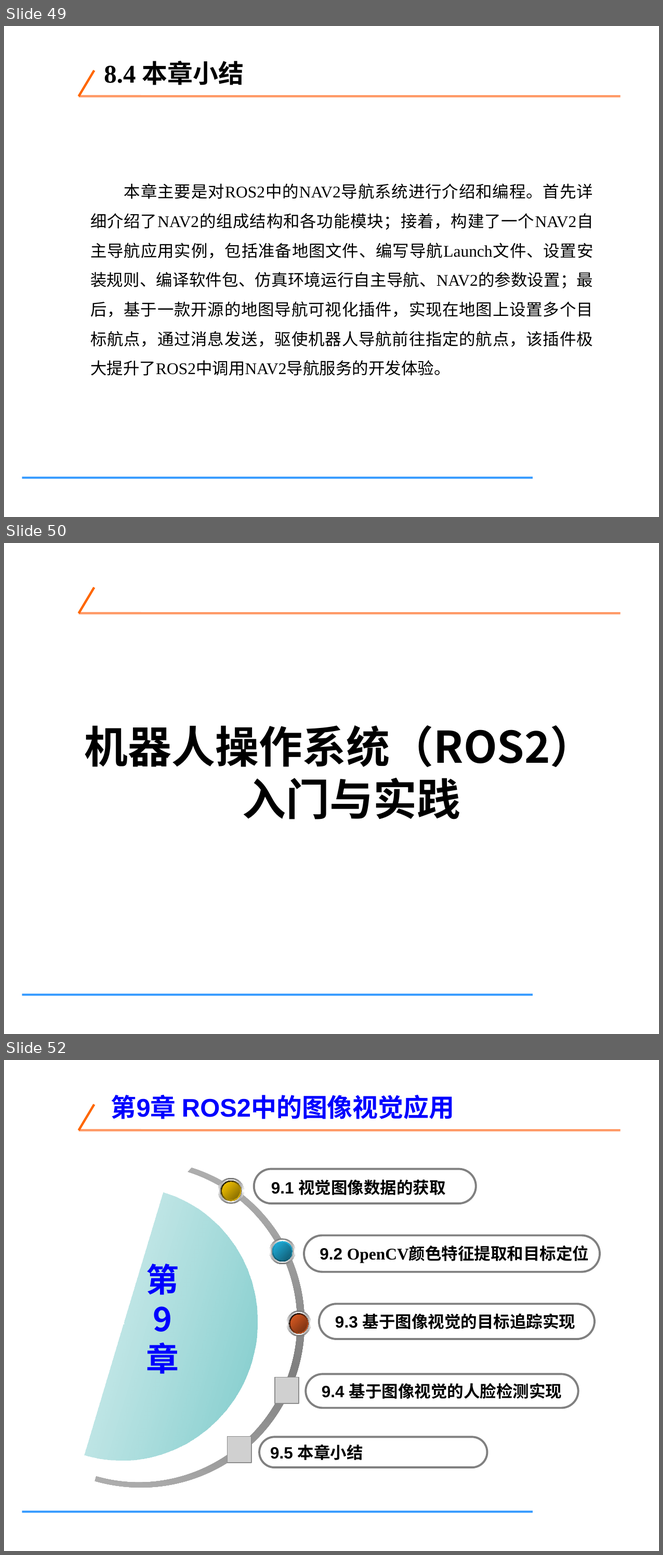
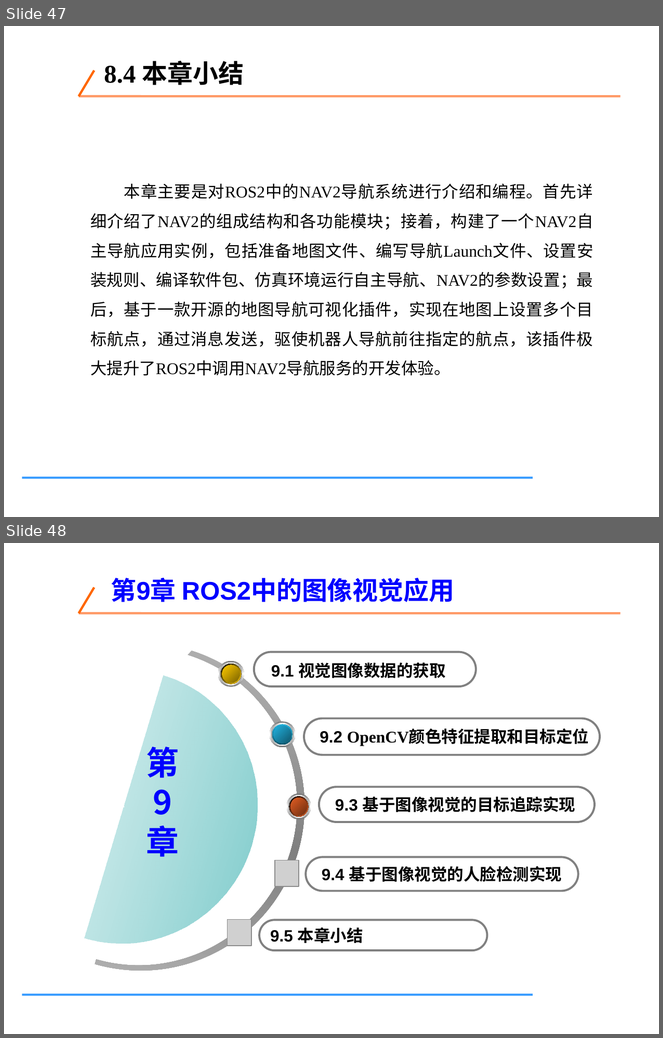
Before and after one commit to tcy1998/robotics-engineering-practice, a slide deck: downloads/week03-ros2-navigation-vision.pptx. Shown one above the other, each under a label of ours: slides 49, 50 and 52 before the commit, slides 47 and 48 after it; the slides between them are not shown. The pictures are 663x1555 and 663x1038 pixels, drawn with LibreOffice and Linux fonts; fonts in the diff are those of the drawing; grey boxes stand for pictures. Boxes give left, top, right and bottom in pixels: in the first picture for what was removed or moved away, otherwise in the second. Text is boxed around its words. In the diff, an @@ line names an element or a change of style, - is before the commit and + after.

```diff
--- a/downloads/week03-ros2-navigation-vision.pptx
+++ b/downloads/week03-ros2-navigation-vision.pptx
@@ slide 50 removed at (x1=4, y1=543, x2=659, y2=1034), background #FFFFFF; not listed: 3 template elements that a slide beside it also shows @@
@@ text removed at (x1=85, y1=726, x2=594, y2=820) @@
-机器人操作系统（ROS2）入门与实践
@@ what was slide 49 is now slide 47 @@
@@ what was slide 52 is now slide 48 @@
```
Also in this commit, not shown: 7 slides changed, 7 other slides removed, 1 other file.
